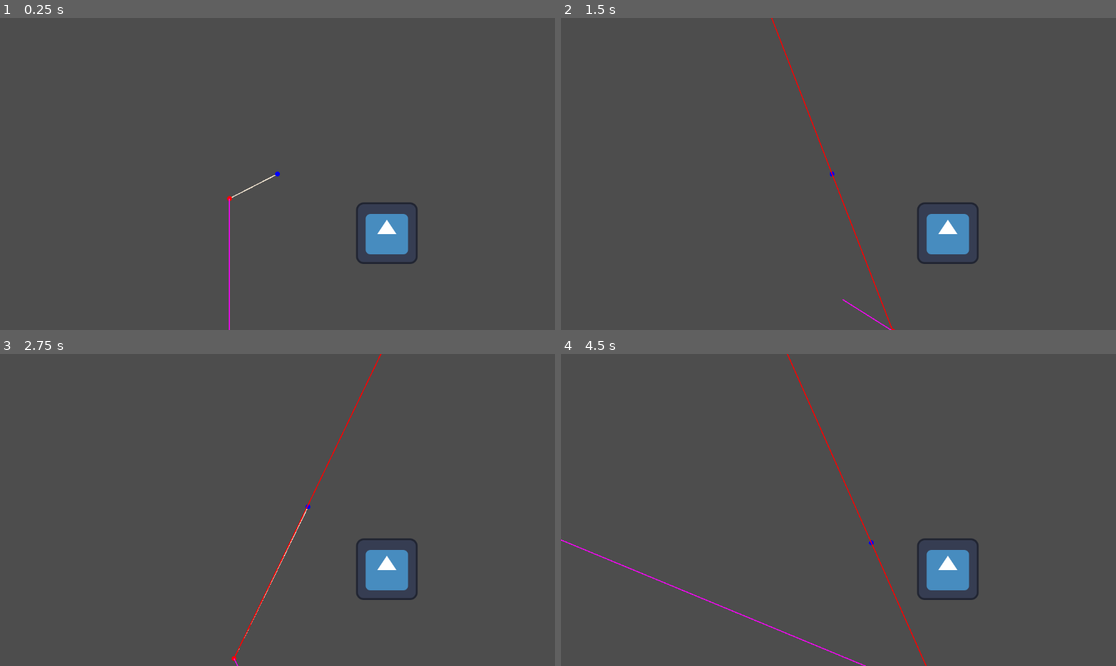
Above: before the commit, frames 1-4 (two rows, left to right).
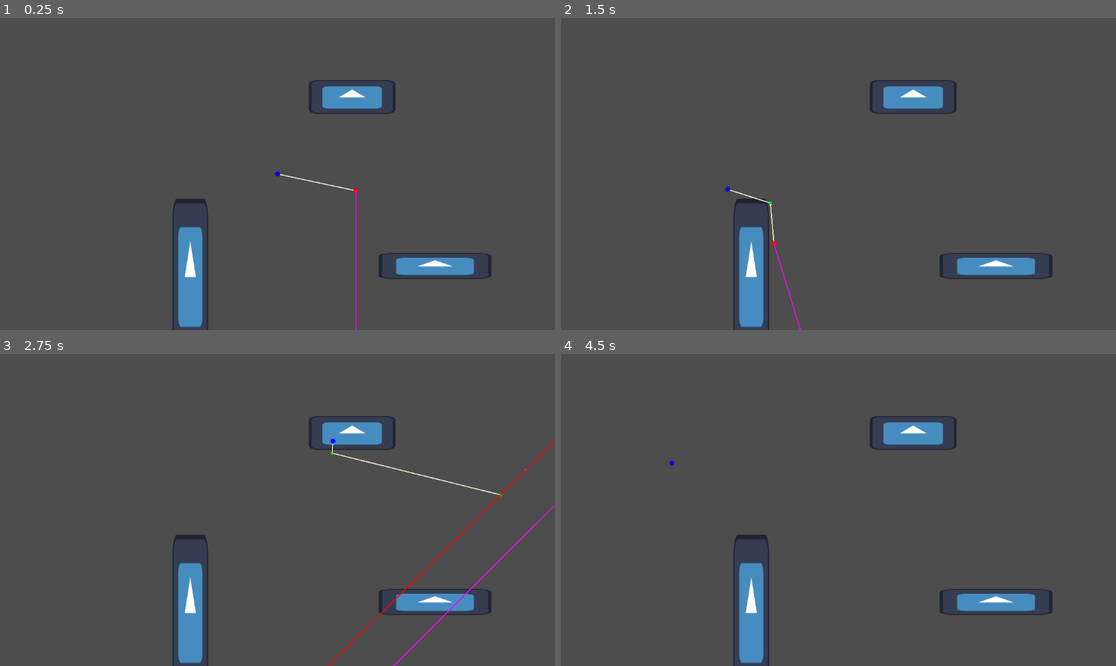
Above: after the commit, the same moments.

Repository: matthewchen146/cmpm-172-grappling-platformer
Game: Godot game, scene res://misc/rope_test.tscn
Same seed, same stepped clock (60 frames per second), same inputs: the game is played once before the commit and once after it. This scene is started directly instead of the project's main scene. The engine's default icon, where the game draws it, is replaced by a stand-in: a white triangle on a blue panel in a dark square.
Inputs (mouse positions are in pixels of both pictures, inside the frame that each line leads up to):
- Up to frame 1 (0.25 s): no input
- Up to frame 2 (1.5 s): move the mouse to (960, 158) at 0.52 s; hold Ctrl 0.53-1.28 s; hold Right (move_right) from 0.53 s (still down); tap Space (jump) at 0.77 s; tap J at 0.8, 1.35 s; move the mouse to (727, 189) at 1.27 s
- Up to frame 3 (2.75 s): tap Space (jump) at 1.52 s; tap L at 1.55 s; move the mouse to (333, 441) at 2.02 s; release Right (move_right) at 2.03 s; hold Left (move_left) from 2.03 s (still down); hold L from 2.03 s (still down); tap I at 2.3 s
- Up to frame 4 (4.5 s): move the mouse to (810, 572) at 2.77 s; release Left (move_left) at 2.78 s; release L at 2.78 s; hold Right (move_right) 2.78-4.28 s; tap I at 2.85 s; tap Space (jump) at 3.02, 3.77 s; tap K at 3.05 s; move the mouse to (1005, 556) at 3.52 s; hold K 3.53-4.28 s; tap Ctrl at 3.8 s; move the mouse to (672, 463) at 4.27 s; hold Left (move_left) from 4.28 s (still down); tap Shift (fire_grapple) at 4.35 s

The runs differ from the first frame. In frame 1, 5.4% of the frame differs, in the area x 31-89%, y 19-100%; in frame 2, 5.6%; in frame 3, 5.9%, in the area x 31-100%, y 0-100%; in frame 4, 5.6%.

Commit message:
working on rope warpping :(

Diff:
--- a/misc/rope.gd
+++ b/misc/rope.gd
@@ -1,14 +1,10 @@
-extends Node2D
+extends RigidBody2D
 
 @export var max_length : float = 200
 
-@export var hanger_position : Vector2 = Vector2()
+@export var anchor_position : Vector2 = Vector2()
 
-var hanger_acceleration : Vector2 = Vector2()
-var hanger_velocity : Vector2 = Vector2()
-var angular_velocity : float = 0
-var swing_angle : float = 0
-var swing_start_vector : Vector2 = Vector2()
+@export var max_tension_force : float = 50000
 
 var _debug_tangent : Vector2 = Vector2()
 var _debug_tension : Vector2 = Vector2()
@@ -16,21 +12,39 @@
 
 @onready var _debug_control : Control = Control.new()
 
-@export var rigid_body : RigidBody2D
-
 var gravity_magnitude : float = 0
 var gravity : Vector2 = Vector2()
 
-var energy : float = 1
-
 var slacking : bool = false
 
+class Corner extends RefCounted:
+	var position : Vector2 = Vector2()
+	var length : float = 0
+	func _init(_position, _length):
+		position = _position
+		length = _length
+
+var corners = []
+
 func _ready():
-	add_child.call_deferred(_debug_control)
+	var canvas_layer = CanvasLayer.new()
+	canvas_layer.add_child(_debug_control)
+	add_child.call_deferred(canvas_layer)
 	_debug_control.connect("draw", func():
-		var hanger_local_position = rigid_body.position - position
-		_debug_control.draw_line(Vector2.ZERO, hanger_local_position, Color.ANTIQUE_WHITE, 2)
-		_debug_control.draw_circle(Vector2.ZERO, 5, Color.BLUE)
+		var rect_half_size = get_viewport_rect().size * .5
+		var camera = get_viewport().get_camera_2d()
+		var hanger_local_position = position - camera.position + rect_half_size
+		var anchor_local_position = anchor_position - camera.position + rect_half_size
+		var prev_corner_local_position = corners[0].position - camera.position + rect_half_size
+		for i in range(0, corners.size() - 1):
+			var corner_local_position = corners[i + 1].position - camera.position + rect_half_size
+			_debug_control.draw_line(prev_corner_local_position, corner_local_position, Color.ANTIQUE_WHITE, 2)
+			prev_corner_local_position = corner_local_position
+		for corner in corners:
+			var corner_local_position = corner.position - camera.position + rect_half_size
+			_debug_control.draw_circle(corner_local_position, 3, Color.GREEN)
+		_debug_control.draw_line(prev_corner_local_position, hanger_local_position, Color.ANTIQUE_WHITE, 2)
+		_debug_control.draw_circle(anchor_local_position, 5, Color.BLUE)
 		_debug_control.draw_circle(hanger_local_position, 5, Color.RED)
 #		_debug_control.draw_line(hanger_position, hanger_position + _debug_tangent, Color.MAGENTA, 2)
 #		_debug_control.draw_line(hanger_position, hanger_position + gravity, Color.GREEN, 2)
@@ -42,48 +56,104 @@
 	gravity_magnitude = ProjectSettings.get_setting("physics/2d/default_gravity")
 	gravity = gravity_vector * gravity_magnitude
 
-	var diff = hanger_position - position
-#	hanger_position = position + diff.normalized() * max_length
-	swing_start_vector = hanger_position - position
-#	swing_angle = atan(diff.x / diff.y)
-	print(swing_start_vector.length())
+	corners.append(Corner.new(anchor_position, max_length))
+
+#var first_supposed_length = 0
 
 func _physics_process(delta):
-#	hanger_acceleration = gravity + (position - hanger_position).normalized()
-#	hanger_acceleration *= delta
-#	var tension_vector := position - hanger_position
-#	var angle = PI * .5 - tension_vector.angle_to(Vector2.UP)#Vector2.RIGHT if tension_vector.x > 0 else Vector2.LEFT)
-#	var net = sin(angle) - gravity_magnitude * 5
-#	var net := 10 * tension_vector + gravity
-	hanger_position = rigid_body.position
-#	var distance := tension_vector.length()
-	# calculate pendulum acceleration
-	var diff = hanger_position - position#vec(this.pos).sub(this.tongueTipPos)
-	var length := diff.length()
-#	var radius = length#max(length, 6);
+
+	corners[0].position = anchor_position
+
+	if corners.size() > 1:
+		var diff : Vector2 = corners[1].position - corners[0].position
+		var length := diff.length()
+		if length != corners[0].length:
+			var change : float = corners[0].length - length
+			corners[corners.size() - 1].length += change
+			corners[0].length = length
+
+	var space_state = get_world_2d().direct_space_state
+
+#	print(corners.size())
+
+	var i = 0
+	while true:
+		if i >= corners.size():
+			break
+		var current_corner = corners[i]
+		var next_corner = corners[i + 1] if i + 1 < corners.size() else null
+		var next_corner_is_hanger := next_corner == null
+		var next_corner_position : Vector2 = next_corner.position if not next_corner_is_hanger else position
+		# result is from current corner to the next corner. ex is anchor to the hanger
+		var result := space_state.intersect_ray(PhysicsRayQueryParameters2D.create(next_corner_position, current_corner.position, 0xFFFFFFFF, [self]))
+		if result.has("collider") and current_corner.length > 1:
+
+			# create corner
+			var sign = -1
+			var angle = .01
+			var rotated = Vector2()
+			var found = false
+			# tests multiple rays with different angles from the next corner to find a non-colliding spot
+			# convert this into some binary search for faster calculation
+			for j in range(100):
+				rotated = (current_corner.position - next_corner_position).rotated(angle * sign)
+				var test = space_state.intersect_ray(PhysicsRayQueryParameters2D.create(next_corner_position, next_corner_position + rotated, 0xFFFFFFFF, [self]))
+				if not test.has("collider"):
+					found = true
+#					print("found at ", j)
+					break
+				sign *= -1
+				angle += .01
+			if found:
+				var length = (result.position - next_corner_position).length()
+				var corner_position = next_corner_position + rotated.normalized() * length
+				corners.insert(i + 1, Corner.new(corner_position, length))
+#				print("addinng corner ", i)
+				current_corner.length -= length
+				i += 1
+		else:
+			# check if current corner and prev corner can see next corner
+			if corners.size() > 1 and not next_corner_is_hanger:
+
+#				var prev_corner = corners[i - 1]
+#				var test_prev := space_state.intersect_ray(PhysicsRayQueryParameters2D.create(prev_corner.position, next_corner_position, 0xFFFFFFFF, [self]))
+#				if not test_prev.has("collider"):
+##					print("can remove ", i)
+##					print("removibing ", i)
+#					prev_corner.length += current_corner.length
+#					corners.remove_at(i)
+#					i -= 1
+#					pass
+				var next_next_corner = corners[i + 2] if i + 2 < corners.size() else null
+				var next_next_corner_pos = next_next_corner.position if next_next_corner != null else position
+				var test := space_state.intersect_ray(PhysicsRayQueryParameters2D.create(current_corner.position, next_next_corner_pos, 0xFFFFFFFF, [self]))
+				if not test.has("collider"):
+					current_corner.length += next_corner.length
+					corners.remove_at(i + 1)
+					i -= 1
+#		current_corner = next_corner
+		i += 1
+
+	var current_corner = corners[corners.size() - 1]
+	var current_anchor_position : Vector2 = current_corner.position
+
+	var diff = position - current_anchor_position#vec(this.pos).sub(this.tongueTipPos)
+	var length : float = max(1, diff.length())
+	var current_max_length = current_corner.length
 	var pendulum_angle = atan(diff.x / diff.y)
-#	var angular_force = gravity.y * (sin(pendulum_angle) / radius) * (-1 if sign(diff.y) > 0 else 1)
-#	angular_velocity += angular_force
-#
-#	# change swing angle
-#	swing_angle -= angular_velocity * delta * .01
-#
-#	var rotated_pos = swing_start_vector.rotated(swing_angle * energy)
 
 	# calculate tangent for velocity
 	var tangent = Vector2(diff.y, -diff.x).normalized()#Vector2(rotated_pos.y, -rotated_pos.x).normalized()
 	var tangent_angle = atan(tangent.x / tangent.y) * (1 if diff.x < 0 else -1)
 #	var tension_force = gravity.y * sin(tangent_angle) * (1 if sign(diff.y) > 0 else -1) * (max(0, length - max_length) ** 2) * .01
-	var tension_force = gravity.y * cos(pendulum_angle) + 1 * (rigid_body.linear_velocity.length_squared()) / length
+	var tension_force = gravity.y * cos(pendulum_angle) + 1 * (linear_velocity.length_squared()) / length
 #	tension_force *= max(0, length - max_length) * .01
 #	print(tension_force)
 	slacking = length < max_length
 
-	var tension_vector = position - hanger_position
+	var tension_vector = current_anchor_position - position
 	var tension = tension_vector.normalized() * (tension_force if not slacking else 0)
 	_debug_tension = tension
-
-	var magnitude = angular_velocity * max_length
 
 	_debug_tangent = tangent * 100
 
@@ -96,31 +166,31 @@
 
 	var net = gravity + tension + applied# + tangent
 	_debug_net = net
-	if rigid_body != null:
-		rigid_body.apply_force(net)
-	if length > max_length:
+
+#	print(tension_force > 40000)
+
+	apply_force(net)
+
+	if length > current_max_length:
 #		print("applyin")
-		rigid_body.move_and_collide(-diff.normalized() * (length - max_length))
-		rigid_body.apply_impulse(-diff.normalized() * (length - max_length) * 10)
-#		applied += tension_vector.normalized() * (length - max_length) ** 2
-#	hanger_velocity = tangent
-#	hanger_position += hanger_velocity * delta
-#	hanger_position = position + rotated_pos
+		move_and_collide(-diff.normalized() * (length - current_max_length))
+		apply_impulse(-diff.normalized() * (length - current_max_length) * 100)
 
 	if Input.is_key_pressed(KEY_SHIFT):
-		max_length -= 200 * delta
+		current_corner.length -= 200 * delta
 	if Input.is_key_pressed(KEY_CTRL):
-		max_length += 200 * delta
+		current_corner.length += 200 * delta
 
 	if Input.is_key_pressed(KEY_J):
-		position += Vector2.LEFT * 100 * delta
+		anchor_position += Vector2.LEFT * 100 * delta
 	if Input.is_key_pressed(KEY_L):
-		position += Vector2.RIGHT * 100 * delta
+		anchor_position += Vector2.RIGHT * 100 * delta
 	if Input.is_key_pressed(KEY_I):
-		position += Vector2.UP * 100 * delta
+		anchor_position += Vector2.UP * 100 * delta
 	if Input.is_key_pressed(KEY_K):
-		position += Vector2.DOWN * 100 * delta
+		anchor_position += Vector2.DOWN * 100 * delta
 
-#	position = get_viewport().get_camera_2d().get_local_mouse_position()
+	anchor_position = get_viewport().get_camera_2d().get_local_mouse_position()
 
+#	_debug_control.rotation = -rotation
 	_debug_control.queue_redraw()
--- a/misc/rope_test.tscn
+++ b/misc/rope_test.tscn
@@ -9,13 +9,11 @@
 
 [node name="Camera2D" type="Camera2D" parent="."]
 
-[node name="Rope" type="Node2D" parent="." node_paths=PackedStringArray("rigid_body")]
-script = ExtResource("1_frnjq")
-hanger_position = Vector2(-200, 2)
-rigid_body = NodePath("../RigidBody2D")
+[node name="Rope" type="Node2D" parent="."]
 
 [node name="RigidBody2D" type="RigidBody2D" parent="."]
 position = Vector2(-243, -14)
+script = ExtResource("1_frnjq")
 metadata/_edit_group_ = true
 
 [node name="CollisionShape2D" type="CollisionShape2D" parent="RigidBody2D"]
@@ -26,4 +24,13 @@
 [node name="StaticBody2D" type="StaticBody2D" parent="."]
 
 [node name="Block" parent="." instance=ExtResource("3_ksvsa")]
-position = Vector2(227, 123)
+position = Vector2(327, 191)
+scale = Vector2(1.83336, 0.421179)
+
+[node name="Block3" parent="." instance=ExtResource("3_ksvsa")]
+position = Vector2(-181, 209)
+scale = Vector2(0.575792, 2.46542)
+
+[node name="Block2" parent="." instance=ExtResource("3_ksvsa")]
+position = Vector2(155, -160)
+scale = Vector2(1.40626, 0.554531)
